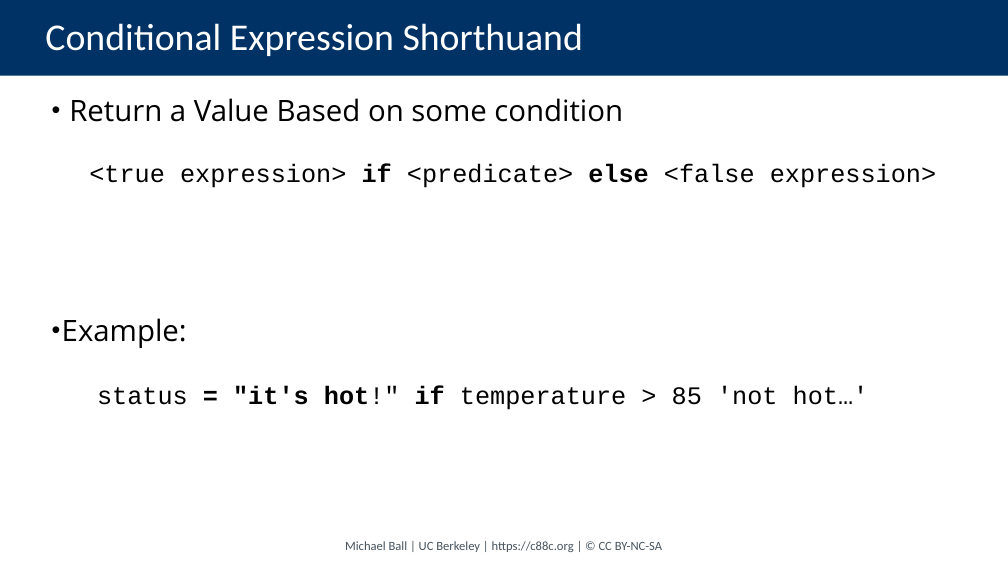
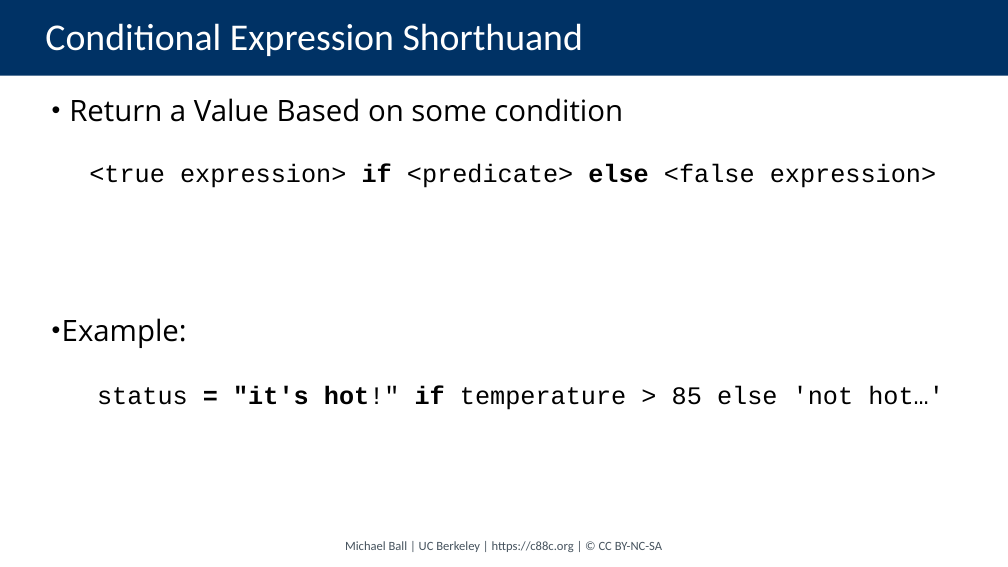
Before and after one commit to cs88-website/sp24, a slide deck: slide 19 of assets/slides/sp24/03-Loops.pptx. Drawn at 1008x567 pixels with LibreOffice and Linux fonts; fonts in the diff are those of the drawing. Boxes give left, top, right and bottom in pixels: in the first picture for what was removed or moved away, otherwise in the second. Text is boxed around its words. In the diff, an @@ line names an element or a change of style, - is before the commit and + after.

```diff
--- a/assets/slides/sp24/03-Loops.pptx
+++ b/assets/slides/sp24/03-Loops.pptx
@@ text at [97, 385, 944, 410]: text changed @@
-status = "it's hot!" if temperature > 85 'not hot…'
+status = "it's hot!" if temperature > 85 else 'not hot…'
```
Also in this commit, not shown: 1 other slide changed, 41 other files.
